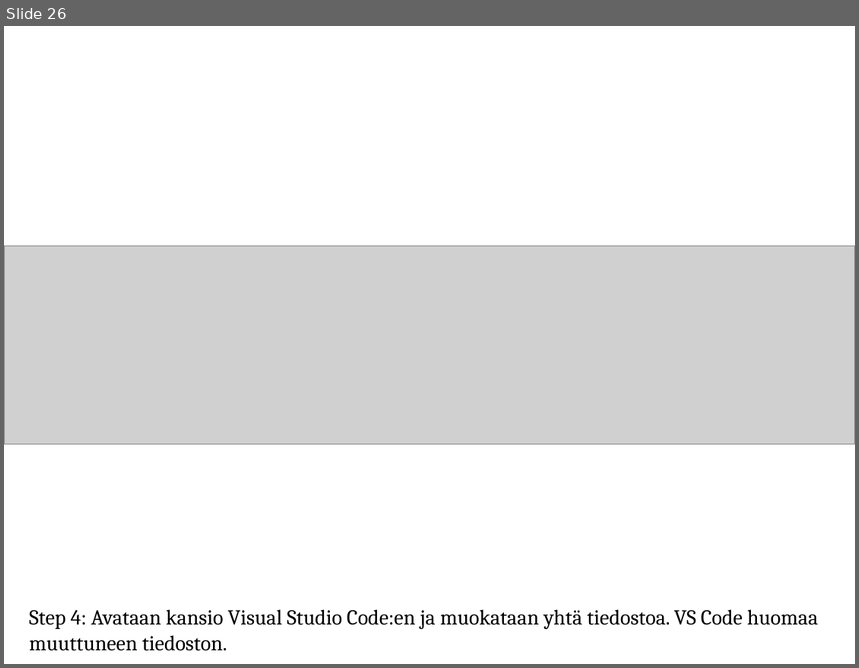
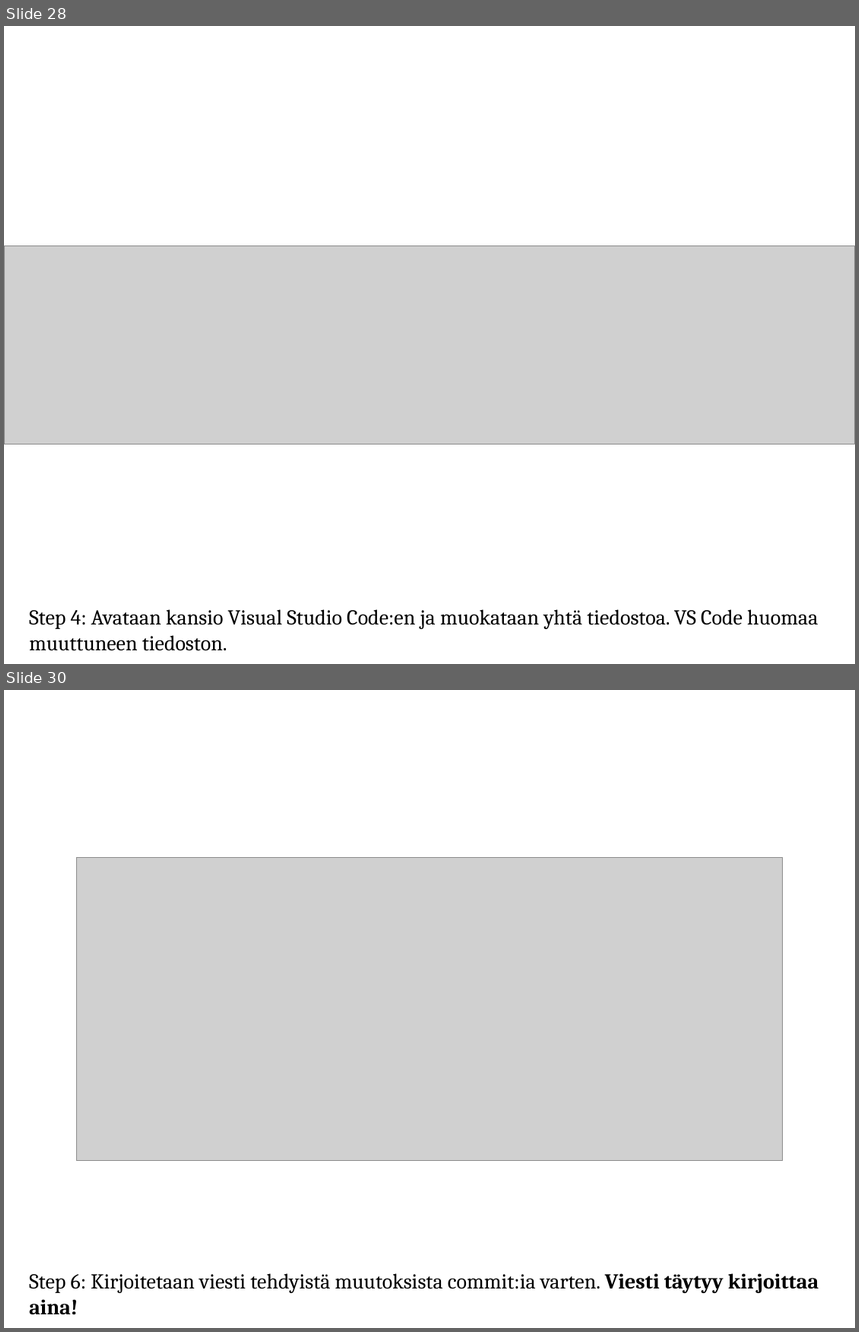
Before and after one commit to SavoniaUAS/versioncontrol, a slide deck: versionhallinta.pptx. Shown one above the other, each under a label of ours: slide 26 before the commit, slides 28 and 30 after it; the slides between them are not shown. The pictures are 859x668 and 859x1332 pixels, drawn with LibreOffice and Linux fonts; fonts in the diff are those of the drawing; grey boxes stand for pictures; background and template pictures are left out. Boxes give left, top, right and bottom in pixels: in the first picture for what was removed or moved away, otherwise in the second. Text is boxed around its words. In the diff, an @@ line names an element or a change of style, - is before the commit and + after.

```diff
--- a/versionhallinta.pptx
+++ b/versionhallinta.pptx
@@ slide 30 added at bbox=[4, 690, 855, 1328], background picture (left out) @@
@@ picture added at bbox=[76, 858, 783, 1161] @@
@@ text added at bbox=[29, 1274, 819, 1315], 18 pt, text #000000 @@
+Step 6: Kirjoitetaan viesti tehdyistä muutoksista commit:ia varten. Viesti täytyy kirjoittaa aina!
@@ what was slide 26 is now slide 28 @@
```
Also in this commit, not shown: 2 slides changed, 6 other slides added.
